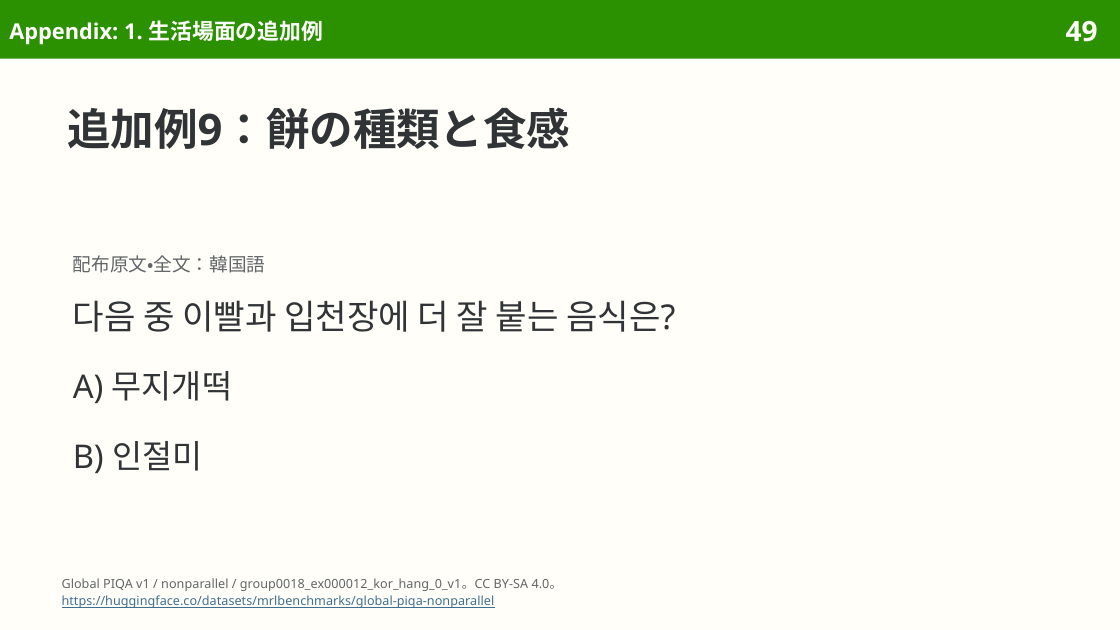
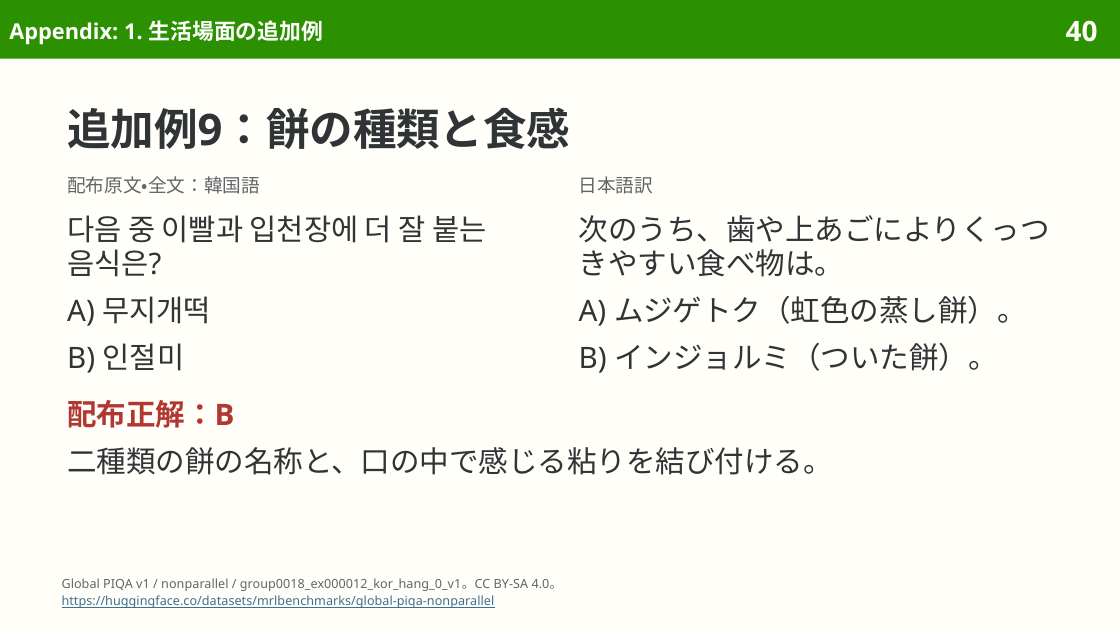
Before and after one commit to sasakiy84/datasets-in-10-minutes, a slide deck: slide 40 of slides/datasets-in-10-minutes-global-piqa.pptx (slide 49 before the commit). Drawn at 1120x630 pixels with LibreOffice and Linux fonts; fonts in the diff are those of the drawing. Boxes give left, top, right and bottom in pixels: in the first picture for what was removed or moved away, otherwise in the second. Text is boxed around its words. In the diff, an @@ line names an element or a change of style, - is before the commit and + after.

```diff
--- a/slides/datasets-in-10-minutes-global-piqa.pptx
+++ b/slides/datasets-in-10-minutes-global-piqa.pptx
@@ page number at <box>1066,20,1098,42</box>: text changed @@
-49
+40
@@ text "配布原文・全文：韓国語": place and size @@
-text "配布原文・全文：韓国語" at <box>73,255,266,273</box>
+text "配布原文・全文：韓国語" at <box>67,176,260,194</box>
@@ text "配布原文・全文：韓国語" at <box>67,176,260,194</box>: line spacing 1.17 to 14pt @@
@@ text added at <box>579,176,654,194</box>, 12 pt, text #626669 @@
+日本語訳
@@ text "다음 중 이빨과 입천장에 더 ...": place and size @@
-text "다음 중 이빨과 입천장에 더 ..." at <box>73,300,675,332</box>
+text "다음 중 이빨과 입천장에 더 ..." at <box>67,215,486,277</box>
@@ text "다음 중 이빨과 입천장에 더 ..." at <box>67,215,486,277</box>: size 22 to 19 pt; line spacing 1.12 to 22.2pt @@
@@ text added at <box>579,215,1050,277</box>, 19 pt, text #303437 @@
+次のうち、歯や上あごによりくっつきやすい食べ物は。
@@ text "A) 무지개떡": place and size @@
-text "A) 무지개떡" at <box>73,371,232,403</box>
+text "A) 무지개떡" at <box>67,296,212,326</box>
@@ text "A) 무지개떡" at <box>67,296,212,326</box>: size 21 to 19 pt; line spacing 1.12 to 22.2pt @@
@@ text added at <box>579,296,1027,326</box>, 19 pt, text #303437 @@
+A) ムジゲトク（虹色の蒸し餅）。
@@ text "B) 인절미" at <box>67,343,184,373</box>: size 21 to 19 pt; line spacing 1.12 to 22.2pt @@
@@ text "B) 인절미": place and size @@
-text "B) 인절미" at <box>73,441,202,473</box>
+text "B) 인절미" at <box>67,343,184,373</box>
@@ text added at <box>579,343,997,373</box>, 19 pt, text #303437 @@
+B) インジョルミ（ついた餅）。
@@ text added at <box>67,400,234,428</box>, 19 pt, text #B13731, bold @@
+配布正解：B
@@ text added at <box>67,447,833,475</box>, 19 pt, text #303437 @@
+二種類の餅の名称と、口の中で感じる粘りを結び付ける。
```
Also in this commit, not shown: 13 other slides changed, 11 slides removed, 4 other files.
